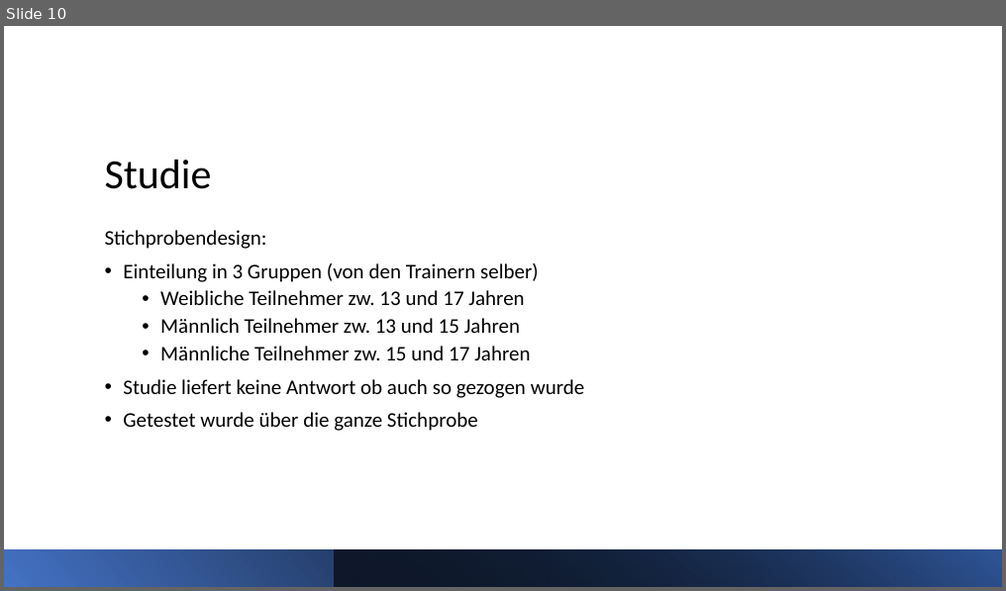
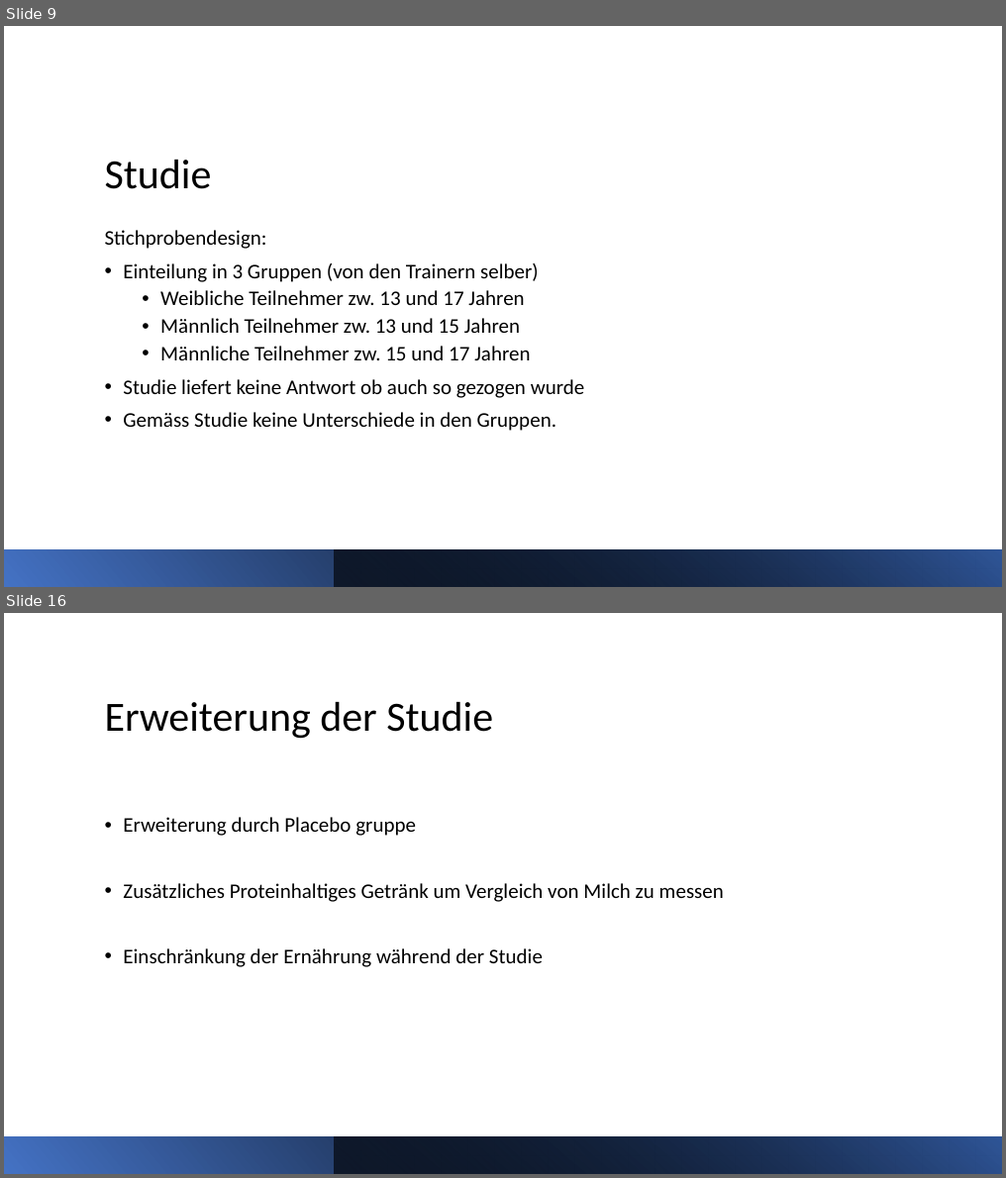
Before and after one commit to buehlpa/ChocolateMilkStudy, a slide deck: pp.pptx. Shown one above the other, each under a label of ours: slide 10 before the commit, slides 9 and 16 after it; the slides between them are not shown. The pictures are 1006x591 and 1006x1178 pixels, drawn with LibreOffice and Linux fonts; fonts in the diff are those of the drawing. Boxes give left, top, right and bottom in pixels: in the first picture for what was removed or moved away, otherwise in the second. Text is boxed around its words. In the diff, an @@ line names an element or a change of style, - is before the commit and + after.

```diff
--- a/pp.pptx
+++ b/pp.pptx
@@ slide 16 added at [4, 613, 1002, 1174], background #FFFFFF @@
@@ title added at [105, 702, 493, 739], 40 pt, text #000000 @@
+Erweiterung der Studie
@@ text added at [123, 817, 724, 967], 20 pt, text #000000 @@
+• Erweiterung durch Placebo gruppe
+• Zusätzliches Proteinhaltiges Getränk um Vergleich von Milch zu messen
+• Einschränkung der Ernährung während der Studie
@@ rectangle added at [4, 1137, 1002, 1174], fill gradient #4472C4 to #000000 @@
@@ rectangle added at [335, 1137, 1002, 1174], fill gradient #000000 to #2F5597 @@
@@ what was slide 10 is now slide 9 @@
@@ slide 9 changed as well @@
@@ text at [123, 412, 557, 431]: text changed @@
-• Getestet wurde über die ganze Stichprobe
+• Gemäss Studie keine Unterschiede in den Gruppen.
```
Also in this commit, not shown: 7 other slides changed, 7 other slides added, 4 slides removed, 5 other files.
